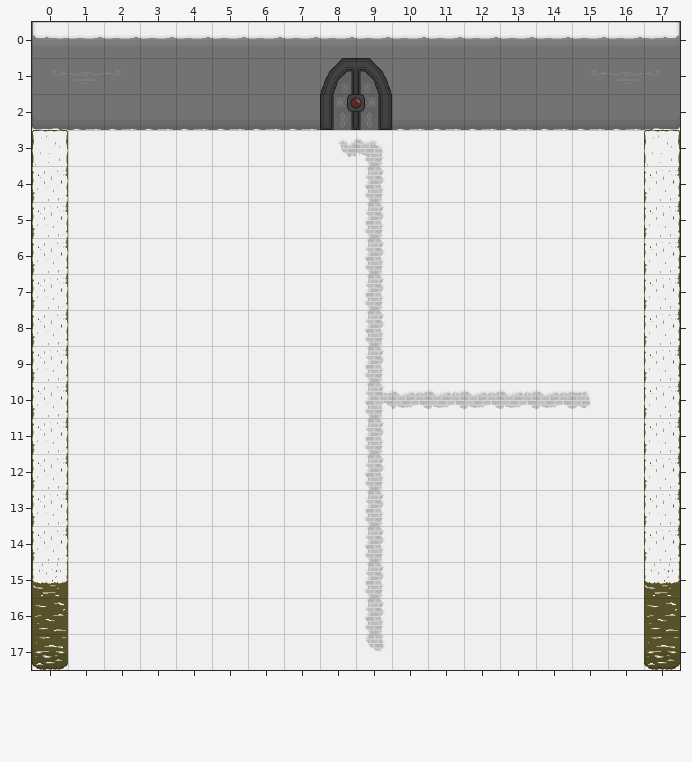
Two versions of a level (Tiled map (JSON), assets/data/maps/debugRoom.json). That is the earlier state.
Cells are 64x64 px. Shown: x 0..17, y 0..17.
New version:
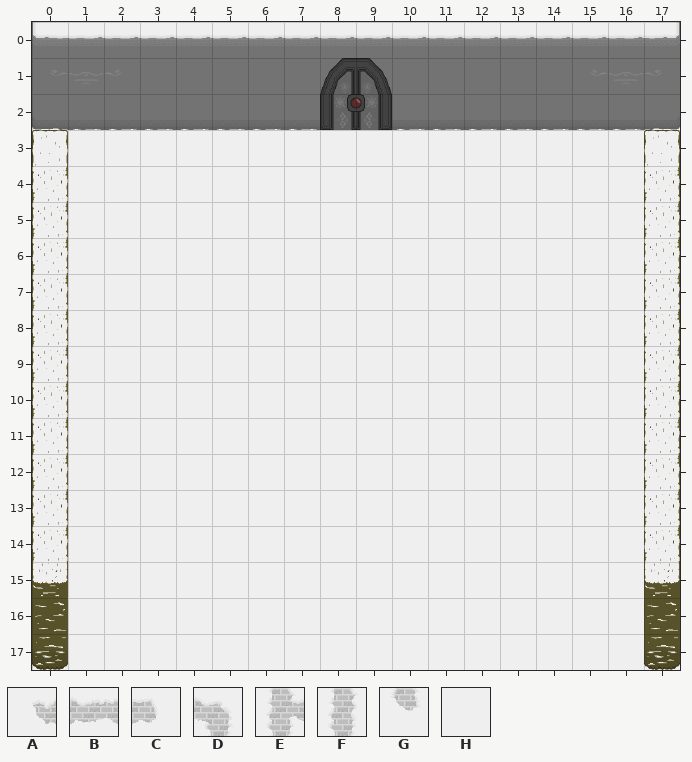
Key: from "malkhut_winter_tilesheet": A 14, B 15, C 16, D 29, E 44, F 47, G 64, H 98.
_ is an empty cell.
Commit message: Fix everything. Hells yeah
Difference:
Layer "FloorLayer":
y 3: x 8..9 AD -> HH
y 4..9: x 9 F -> H
y 10: x 9..15 EBBBBBC -> HHHHHHH
y 11..16: x 9 F -> H
y 17: x 9 G -> H
